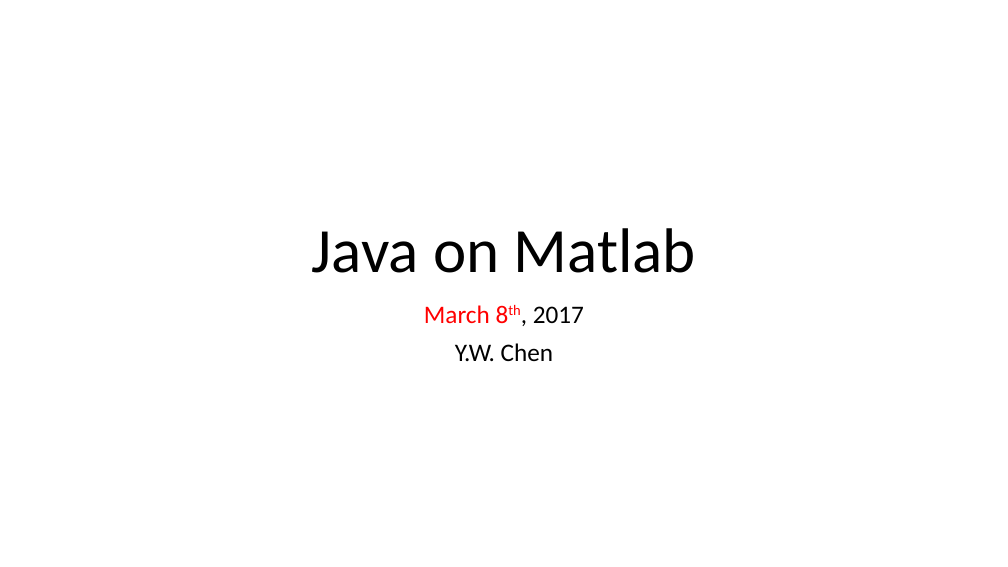
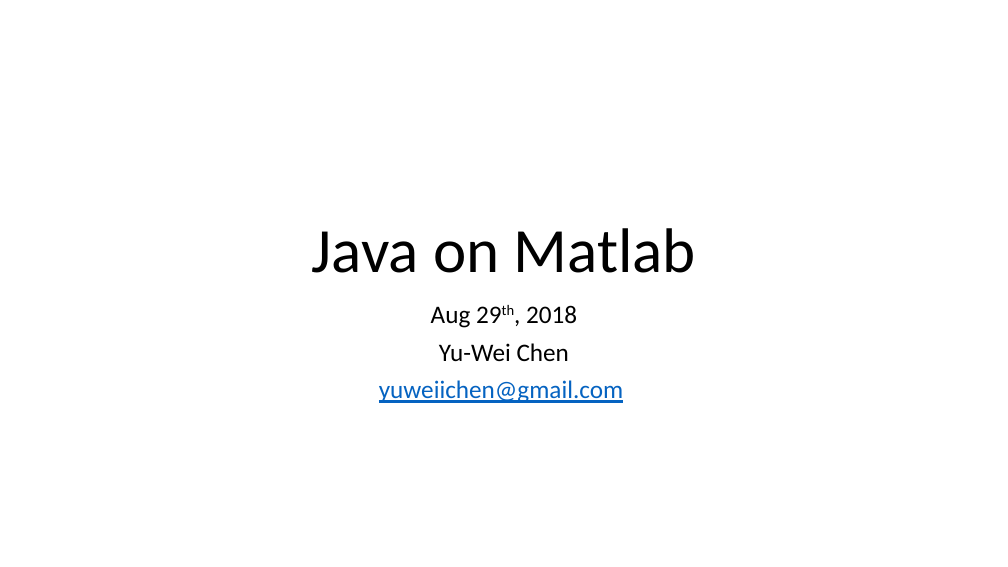
Before and after one commit to Cosas1008/JavaRobot, a slide deck: slide 1 of Matlab Setup.pptx. Drawn at 1008x567 pixels with LibreOffice and Linux fonts; fonts in the diff are those of the drawing. Boxes give left, top, right and bottom in pixels: in the first picture for what was removed or moved away, otherwise in the second. Text is boxed around its words. In the diff, an @@ line names an element or a change of style, - is before the commit and + after.

```diff
--- a/Matlab Setup.pptx
+++ b/Matlab Setup.pptx
@@ subtitle at [379, 305, 623, 403]: text changed @@
-March 8th, 2017
-Y.W. Chen
+Aug 29th, 2018
+Yu-Wei Chen
+yuweiichen@gmail.com
```
Also in this commit, not shown: 3 other slides changed, 3 slides added, 1 other file.
